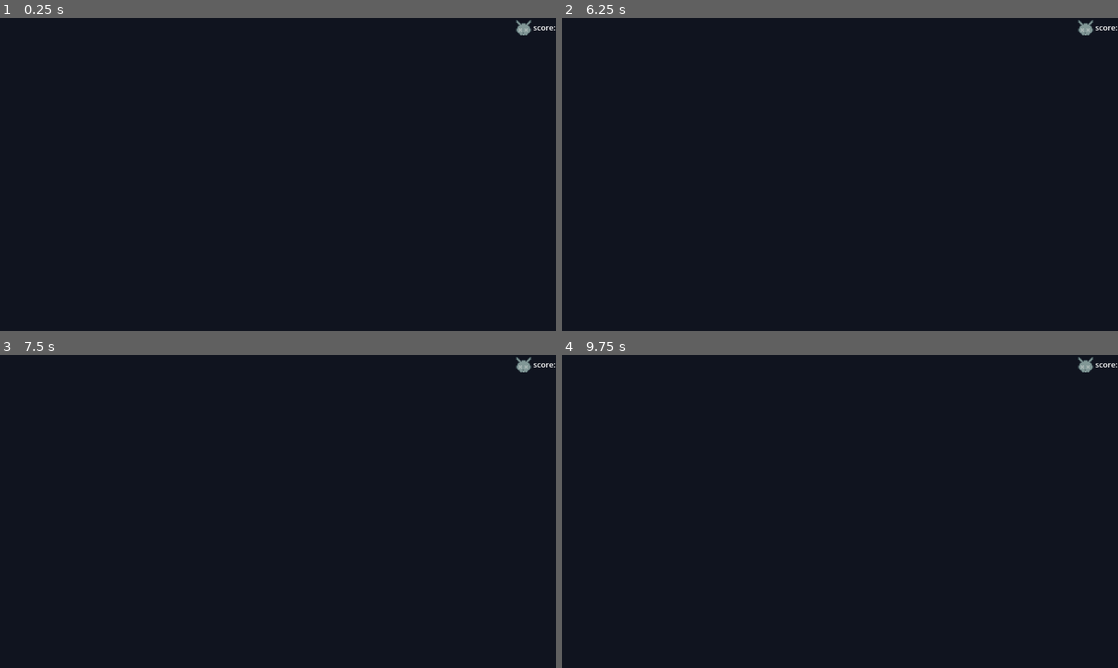
Above: before the commit, frames 1-4 (two rows, left to right).
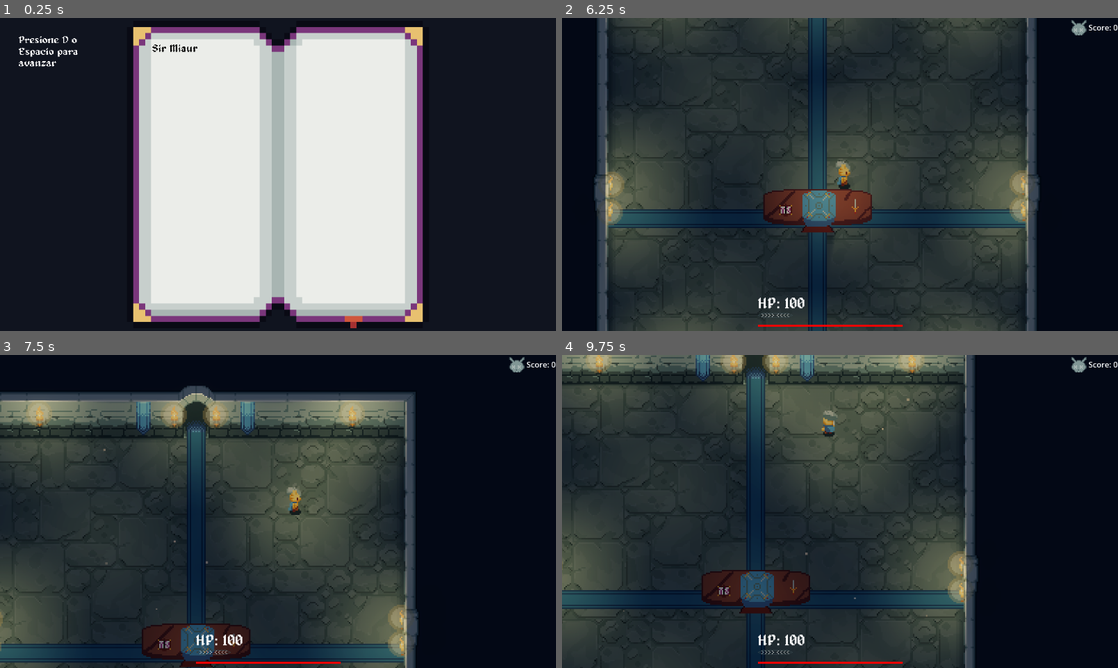
Above: after the commit, the same moments.

Repository: GastonVerussa2/Jamtastic
Game: Godot game, scene res://escenas/escena_principal/main_scene.tscn
The game is run twice, just before and just after one commit, with the same random seed, the same clock (stepped at 60 frames per second) and the same inputs.
Inputs (mouse positions are in pixels of both pictures, inside the frame that each line leads up to):
- Up to frame 1 (0.25 s): no input
- Up to frame 2 (6.25 s): move the mouse to (962, 158) at 0.52 s; press the mouse at (962, 158) at 0.53 s; hold D (right) 0.53-1.28 s; tap Enter at 1.25, 5.75 s; move the mouse to (728, 190) at 1.27 s; release the mouse at (728, 190) at 1.28 s; hold S (down) 1.28-2.03 s; tap B (barra) at 1.35, 5.1 s; move the mouse to (895, 105) at 2.02 s; hold D (right) 2.03-2.78 s; hold Space (dash) 2.03-2.78 s; move the mouse to (812, 237) at 2.77 s; hold W (up) 2.78-3.53 s; tap L (disable_spawn) at 2.85 s; tap Space (dash) at 3.5, 5.85 s; move the mouse to (1006, 221) at 3.52 s; hold A (left) 3.53-5.03 s; tap G (gregory) at 3.6 s; move the mouse to (673, 127) at 4.27 s; click (673, 127) at 4.35 s; move the mouse to (867, 174) at 5.02 s; hold S (down) 5.03-5.78 s; move the mouse to (756, 96) at 5.77 s; hold D (right) from 5.78 s (still down)
- Up to frame 3 (7.5 s): move the mouse to (400, 495) at 6.52 s; release D (right) at 6.53 s; hold W (up) 6.53-7.28 s; hold L (disable_spawn) 6.53-7.28 s; move the mouse to (166, 527) at 7.27 s; hold D (right) from 7.28 s (still down); tap G (gregory) at 7.35 s
- Up to frame 4 (9.75 s): move the mouse to (895, 442) at 8.02 s; release D (right) at 8.03 s; press the mouse at (895, 442) at 8.03 s; hold S (down) 8.03-8.78 s; move the mouse to (812, 574) at 8.77 s; release the mouse at (812, 574) at 8.78 s; hold A (left) 8.78-9.53 s; tap B (barra) at 8.85 s; move the mouse to (1006, 558) at 9.52 s; hold W (up) from 9.53 s (still down); hold Space (dash) from 9.53 s (still down)

The runs differ from the first frame. In frame 1, 49% of the frame differs, in the area x 3-100%, y 0-100%; in frame 2, 59%, in the area x 6-100%, y 0-100%; in frame 3, 48%; in frame 4, 52%.
Error before the commit: Out of bounds get index '1' (on base: 'Array[PackedScene]') (res://escenas/escena_principal/escena_principal.gd:56)

Commit message:
MERGEADO SIIII

Diff:
--- /dev/null
+++ b/escenas/enemigos/enemigo/enemy_ranged.gd
@@ -0,0 +1,56 @@
+extends CharacterBody2D
+
+@export var speed: float = 75.0
+@export var sonido_spawn: AudioStreamPlayer2D
+@export var material_personaje_rojo: ShaderMaterial
+@export var sprite: Sprite2D
+@export var change_direction_timer: Timer
+
+var damage: int = 10
+var player: Node2D
+var fake_target := Vector2(500,200)
+var health: int
+var main: MainScene
+var experience_granted: int = 1
+var direction: Vector2
+
+func _ready():
+	main = get_tree().get_first_node_in_group("main")
+	health = 4 + main.level
+	speed = 50.0 + 3 * main.level
+	player = get_tree().get_first_node_in_group("player")
+	sonido_spawn.volume_linear = SoundManager.get_sound()
+	sonido_spawn.play()
+
+
+func _physics_process(_delta):
+
+	var target_position: Vector2
+
+	if player:
+		target_position = player.global_position
+	else:
+		target_position = fake_target
+
+	velocity = direction * speed
+	move_and_slide()
+
+func change_direction():
+	pass
+	#var direction = Vector2.RIGHT.rotated()
+
+func get_hit(damage: int):
+	health -= damage
+	sprite.material = material_personaje_rojo
+	await get_tree().create_timer(0.1).timeout
+	sprite.material = null
+
+	if health <= 0:
+		queue_free()
+		_notificar_muerte()
+
+
+func _notificar_muerte():
+	if main:
+		main.add_kill()
+		main.add_xp(experience_granted)
--- /dev/null
+++ b/escenas/enemigos/enemigo/enemy_ranged.tscn
@@ -0,0 +1,67 @@
+[gd_scene format=3 uid="uid://bjamnxj3mc2mw"]
+
+[ext_resource type="AudioStream" uid="uid://4fx3qnmgknu3" path="res://sonidos/Spawn Rango.wav" id="1_2hkyt"]
+[ext_resource type="Script" uid="uid://dhyqprqux1awy" path="res://escenas/enemigos/enemigo/enemy_ranged.gd" id="2_k71ir"]
+[ext_resource type="Texture2D" uid="uid://dsmmxes0hfh4u" path="res://sprites/Enemigo_lvl_tres_terminado.png" id="4_fc68u"]
+
+[sub_resource type="Gradient" id="Gradient_eaa0b"]
+interpolation_mode = 2
+colors = PackedColorArray(0.8067032, 0.6452771, 0.34072414, 1, 0, 0, 0, 1)
+
+[sub_resource type="GradientTexture2D" id="GradientTexture2D_h2frt"]
+gradient = SubResource("Gradient_eaa0b")
+fill = 1
+fill_from = Vector2(0.5, 0.5)
+fill_to = Vector2(0.92608696, 0.25652173)
+
+[sub_resource type="RectangleShape2D" id="RectangleShape2D_vs78y"]
+size = Vector2(46.666664, 53.333332)
+
+[sub_resource type="OccluderPolygon2D" id="OccluderPolygon2D_h2frt"]
+polygon = PackedVector2Array(-4, 9, 3, 9, 3, 3, -4, 3)
+
+[node name="enemy" type="Node2D" unique_id=726940585]
+
+[node name="sonido_spawn" type="AudioStreamPlayer2D" parent="." unique_id=1183346513 groups=["sound"]]
+stream = ExtResource("1_2hkyt")
+max_distance = 4096.0
+
+[node name="enemy" type="CharacterBody2D" parent="." unique_id=1142249714 node_paths=PackedStringArray("sonido_spawn", "sprite") groups=["enemy"]]
+collision_layer = 2
+collision_mask = 39
+motion_mode = 1
+script = ExtResource("2_k71ir")
+sonido_spawn = NodePath("../sonido_spawn")
+sprite = NodePath("Sprite2D")
+
+[node name="PointLight2D" type="PointLight2D" parent="enemy" unique_id=765514006]
+visible = false
+light_mask = 0
+scale = Vector2(0.23437499, 0.23437497)
+energy = 0.25
+range_item_cull_mask = 3
+shadow_enabled = true
+shadow_filter = 2
+shadow_filter_smooth = 0.6
+texture = SubResource("GradientTexture2D_h2frt")
+texture_scale = 2.23
+
+[node name="Sprite2D" type="Sprite2D" parent="enemy" unique_id=366780198]
+modulate = Color(1, 0, 1, 1)
+light_mask = 4
+texture = ExtResource("4_fc68u")
+
+[node name="CollisionShape2D" type="CollisionShape2D" parent="enemy" unique_id=1250678375]
+light_mask = 2
+visibility_layer = 2
+scale = Vector2(0.3, 0.3)
+shape = SubResource("RectangleShape2D_vs78y")
+
+[node name="LightOccluder2D" type="LightOccluder2D" parent="enemy" unique_id=1484537665]
+light_mask = 0
+visibility_layer = 0
+occluder = SubResource("OccluderPolygon2D_h2frt")
+occluder_light_mask = 3
+
+[node name="ChangeDirection" type="Timer" parent="enemy" unique_id=1798222535]
+autostart = true
--- a/escenas/enemigos/spawner/spawner.tscn
+++ b/escenas/enemigos/spawner/spawner.tscn
@@ -3,9 +3,12 @@
 [ext_resource type="Script" uid="uid://cx24e6fd57kgv" path="res://escenas/enemigos/spawner/spawner.gd" id="1_qsyl4"]
 [ext_resource type="AudioStream" uid="uid://bogvp8ahbhoup" path="res://sonidos/Spawn.wav" id="2_uvls0"]
 
-[node name="spawner" type="Node2D" unique_id=698146440]
+[node name="spawner" type="Node2D" unique_id=698146440 node_paths=PackedStringArray("timer")]
 script = ExtResource("1_qsyl4")
+timer = NodePath("Timer")
 
 [node name="spawn_audio" type="AudioStreamPlayer2D" parent="." unique_id=587648669]
 stream = ExtResource("2_uvls0")
 area_mask = 2
+
+[node name="Timer" type="Timer" parent="." unique_id=2045537693]
--- a/escenas/escena_principal/escena_principal.gd
+++ b/escenas/escena_principal/escena_principal.gd
@@ -16,7 +16,7 @@
 const ICON_DAMAGE = preload("res://sprites/dano_up.png")
 const ICON_HEALTH = preload("res://sprites/Corazon_hp_up.png")
 
-var _nivel_actual: int = 2
+var _nivel_actual: int = 1
 var _nivel_instanciado: Node
 
 var hp: HpControl
--- a/escenas/niveles/nivel_1/food_spawner.gd
+++ b/escenas/niveles/nivel_1/food_spawner.gd
@@ -3,7 +3,6 @@
 var food_scene = preload("res://escenas/collectables/comida.tscn")
 
 @export var timer: Timer
-@export var mesa: Node2D
 
 
 # Called when the node enters the scene tree for the first time.
@@ -14,8 +13,8 @@
 
 func _spawn():
 	var lado_y = randi_range(0,1)
-	var x = randi_range(-140,140)
-	var y = randi_range(20,140)
+	var x = randi_range(-130,130)
+	var y = randi_range(20,130)
 	if lado_y == 0:
 		y = -y
 
@@ -23,5 +22,5 @@
 
 	add_child(food)
 
-	food.global_position.x = mesa.global_position.x + x
-	food.global_position.y = mesa.global_position.y + y
+	food.global_position.x = x
+	food.global_position.y = y
--- /dev/null
+++ b/escenas/niveles/nivel_1/main_music.gd
@@ -0,0 +1,6 @@
+extends AudioStreamPlayer2D
+
+
+# Called when the node enters the scene tree for the first time.
+func _ready() -> void:
+	volume_linear = SoundManager.get_music()
--- a/escenas/niveles/nivel_1/mesa1.tscn
+++ /dev/null
@@ -1,20 +0,0 @@
-[gd_scene format=3 uid="uid://do4qu0y2f85mv"]
-
-[ext_resource type="Texture2D" uid="uid://c2170bmu4y4j7" path="res://sprites/mesa_Terminada.png" id="1_ahbpp"]
-
-[sub_resource type="CapsuleShape2D" id="CapsuleShape2D_v46yi"]
-radius = 12.0
-height = 78.0
-
-[node name="Mesa" type="StaticBody2D" unique_id=1837936766]
-z_index = -1
-collision_layer = 32
-collision_mask = 0
-
-[node name="Sprite2D" type="Sprite2D" parent="." unique_id=1422161903]
-texture = ExtResource("1_ahbpp")
-
-[node name="CollisionShape2D" type="CollisionShape2D" parent="." unique_id=1807678664]
-position = Vector2(1, -5)
-rotation = -1.5707964
-shape = SubResource("CapsuleShape2D_v46yi")
--- a/escenas/niveles/nivel_1/nivel_1.tscn
+++ b/escenas/niveles/nivel_1/nivel_1.tscn
@@ -3,18 +3,18 @@
 [ext_resource type="PackedScene" uid="uid://b6ivfjjb3m8er" path="res://escenas/protagonista/protagonista.tscn" id="2_w5axy"]
 [ext_resource type="PackedScene" uid="uid://dcvjfv1emq3yt" path="res://escenas/enemigos/spawner/spawn_point.tscn" id="5_xjemj"]
 [ext_resource type="PackedScene" uid="uid://cpu2p4wy1q8ff" path="res://escenas/enemigos/spawner/spawner.tscn" id="6_7j4at"]
+[ext_resource type="PackedScene" uid="uid://drouppkd26ehg" path="res://escenas/niveles/nivel_1/mesa.tscn" id="6_gia3d"]
 [ext_resource type="PackedScene" uid="uid://k516ysstkdlm" path="res://escenas/protagonista/enchanted_stone/enchanted_stone.tscn" id="7_7j4at"]
 [ext_resource type="Texture2D" uid="uid://bdjogmn2wgyu6" path="res://sprites/new_lvl_3/tileset-new-fixed-final-last-one-v2.png" id="7_k2nsr"]
 [ext_resource type="Texture2D" uid="uid://biuy81qr4krco" path="res://sprites/new_lvl_3/alfombra.png" id="8_k2nsr"]
 [ext_resource type="Texture2D" uid="uid://cav7en0wscpmn" path="res://sprites/new_lvl_3/entrada-side.png" id="9_dj1lt"]
 [ext_resource type="Texture2D" uid="uid://do36w7sl1nmn8" path="res://sprites/new_lvl_3/sombras-piso.png" id="9_fiili"]
-[ext_resource type="PackedScene" path="res://escenas/niveles/nivel_1/mesa.tscn" id="11_0nesf"]
 [ext_resource type="Texture2D" uid="uid://b8rowu03756dq" path="res://sprites/new_lvl_3/glow-big.png" id="11_4saa1"]
 [ext_resource type="AudioStream" uid="uid://dkxmf0iojrqps" path="res://sonidos/herofix.mp3" id="11_67iee"]
-[ext_resource type="Script" path="res://escenas/niveles/nivel_1/level_music.gd" id="12_0nesf"]
 [ext_resource type="Texture2D" uid="uid://dfyd5517cxc7y" path="res://sprites/new_lvl_3/glow-small.png" id="12_2hd03"]
+[ext_resource type="Script" uid="uid://djwh2f5dmu6wf" path="res://escenas/niveles/nivel_1/main_music.gd" id="13_67iee"]
 [ext_resource type="Script" uid="uid://c1tjrjgmafnbu" path="res://escenas/niveles/nivel_1/food_spawner.gd" id="14_0nesf"]
-[ext_resource type="PackedScene" uid="uid://b83oa58q3prbw" path="res://escenas/light.tscn" id="14_67iee"]
+[ext_resource type="PackedScene" path="res://escenas/light.tscn" id="14_67iee"]
 
 [sub_resource type="Environment" id="Environment_67iee"]
 background_mode = 3
@@ -440,13 +440,11 @@
 fill_to = Vector2(0.92608696, 0.25652173)
 
 [node name="level_1" type="Node2D" unique_id=2120848633]
-process_mode = 1
-
-[node name="EnchantedStone" parent="." unique_id=169235792 instance=ExtResource("7_7j4at")]
-position = Vector2(18, 0)
-
-[node name="spawner" parent="." unique_id=698146440 node_paths=PackedStringArray("timer") instance=ExtResource("6_7j4at")]
-timer = NodePath("Timer")
+
+[node name="protagonista" parent="." unique_id=1441778440 instance=ExtResource("2_w5axy")]
+position = Vector2(16, -24)
+
+[node name="spawner" parent="." unique_id=698146440 instance=ExtResource("6_7j4at")]
 
 [node name="SpawnPoint" parent="spawner" unique_id=1536353727 instance=ExtResource("5_xjemj")]
 position = Vector2(0, -136)
@@ -459,6 +457,9 @@
 
 [node name="SpawnPoint4" parent="spawner" unique_id=576299192 instance=ExtResource("5_xjemj")]
 position = Vector2(0, 128)
+
+[node name="Mesa" parent="." unique_id=131387098 instance=ExtResource("6_gia3d")]
+position = Vector2(0, 1)
 
 [node name="EnchantedStone" parent="." unique_id=169235792 instance=ExtResource("7_7j4at")]
 position = Vector2(18, 0)
@@ -559,22 +560,45 @@
 position = Vector2(142, -18)
 texture = ExtResource("12_2hd03")
 
-[node name="Mesa" parent="Mapa" unique_id=1837936766 groups=["mesa"] instance=ExtResource("11_0nesf")]
-
-[node name="AudioStreamPlayer2D" type="AudioStreamPlayer2D" parent="." unique_id=1503651789]
-stream = ExtResource("13_2hd03")
+[node name="MainMusic" type="AudioStreamPlayer2D" parent="." unique_id=1503651789 groups=["music"]]
+stream = ExtResource("11_67iee")
 volume_db = -9.0
 autoplay = true
-script = ExtResource("12_0nesf")
-
-[node name="food_spawner" type="Node2D" parent="." unique_id=1246348888 node_paths=PackedStringArray("timer", "mesa")]
-position = Vector2(-158, 0)
+script = ExtResource("13_67iee")
+
+[node name="food_spawner" type="Node2D" parent="." unique_id=1246348888 node_paths=PackedStringArray("timer")]
 script = ExtResource("14_0nesf")
 timer = NodePath("Timer")
-mesa = NodePath("../Mapa/Mesa")
+
+[node name="poligon4" type="Polygon2D" parent="food_spawner" unique_id=1268370980]
+visible = false
+modulate = Color(1, 0.25882354, 1, 0.39215687)
+position = Vector2(-122.70318, 34)
+scale = Vector2(0.8515901, 0.7037037)
+polygon = PackedVector2Array(2, 0, 285, 0, 285, 108, 2, 107)
+
+[node name="poligon3" type="Polygon2D" parent="food_spawner" unique_id=1103557627]
+visible = false
+modulate = Color(1, 0.25882354, 1, 0.39215687)
+position = Vector2(-155.38202, -43.731712)
+scale = Vector2(0.752809, 0.85365856)
+polygon = PackedVector2Array(47, -86, 136, -87, 136, 159, 49, 159)
+
+[node name="poligon2" type="Polygon2D" parent="food_spawner" unique_id=387566052]
+visible = false
+modulate = Color(1, 0.25882354, 1, 0.39215687)
+position = Vector2(55.88889, -50.730034)
+scale = Vector2(0.7777778, 0.8707224)
+polygon = PackedVector2Array(-5, -83, 83, -83, 85, 180, -5, 180)
+
+[node name="poligon" type="Polygon2D" parent="food_spawner" unique_id=1324217774]
+visible = false
+modulate = Color(1, 0.25882354, 1, 0.39215687)
+position = Vector2(-103.44876, -124)
+scale = Vector2(0.7243816, 0.73015875)
+polygon = PackedVector2Array(2, 0, 285, 0, 283, 125, 3, 126)
 
 [node name="Timer" type="Timer" parent="food_spawner" unique_id=432491391]
-process_mode = 1
 wait_time = 5.0
 autostart = true
 
--- a/escenas/protagonista/enchanted_stone/enchanted_stone.gd
+++ b/escenas/protagonista/enchanted_stone/enchanted_stone.gd
@@ -7,6 +7,8 @@
 # areas
 @export var area_vuelta: Area2D
 @export var area_golpe: Area2D
+
+@export var particulas: GPUParticles2D
 
 #Sonidos
 @export var hit_sound_1: AudioStreamPlayer2D
@@ -87,6 +89,7 @@
 	is_attacking = false
 	global_position.x = 15000
 	global_position.y = 15000
+	particulas.restart()
 
 func throw(starting_position: Vector2, objective_position: Vector2, player_node: Node2D):
 	is_attacking = true
--- a/escenas/protagonista/enchanted_stone/enchanted_stone.tscn
+++ b/escenas/protagonista/enchanted_stone/enchanted_stone.tscn
@@ -7,7 +7,6 @@
 [ext_resource type="AudioStream" uid="uid://crfxhdjcwwu8d" path="res://sonidos/Rebote Piedra.wav" id="5_01hj4"]
 [ext_resource type="AudioStream" uid="uid://by1t435c6vmnd" path="res://sonidos/Tiro Piedra.wav" id="6_ho0en"]
 [ext_resource type="AudioStream" uid="uid://dgt5kusk7oyxr" path="res://sonidos/Vuelve Piedra.wav" id="7_cy58p"]
-[ext_resource type="Texture2D" uid="uid://b8rowu03756dq" path="res://sprites/new_lvl_3/glow-big.png" id="8_w1y23"]
 
 [sub_resource type="OccluderPolygon2D" id="OccluderPolygon2D_10uyp"]
 polygon = PackedVector2Array(-2.5714283, 4.166666, 0, 4.166666, 2.5714283, 4.166666, 2.5714283, 3.3333328, 2.5714283, 3 …(582 unchanged characters)…
@@ -26,11 +25,12 @@
 spread = 0.0
 scale_max = 6.7999997
 
-[node name="EnchantedStone" type="CharacterBody2D" unique_id=169235792 node_paths=PackedStringArray("area_vuelta", "area_golpe", "hit_sound_1", "hit_sound_2", "solid_hit_sound", "throw_sound", "returning_sound") groups=["stone"]]
+[node name="EnchantedStone" type="CharacterBody2D" unique_id=169235792 node_paths=PackedStringArray("area_vuelta", "area_golpe", "particulas", "hit_sound_1", "hit_sound_2", "solid_hit_sound", "throw_sound", "returning_sound") groups=["stone"]]
 collision_layer = 0
 script = ExtResource("2_q4ae8")
 area_vuelta = NodePath("AreaVuelta")
 area_golpe = NodePath("AreaGolpe")
+particulas = NodePath("GPUParticles2D")
 hit_sound_1 = NodePath("Sonidos/HitSound1")
 hit_sound_2 = NodePath("Sonidos/HitSound2")
 solid_hit_sound = NodePath("Sonidos/SolidHitSound")
Not shown, added: escenas/enemigos/enemigo/enemy_ranged.gd.uid
Not shown: 1 places in escenas/escena_principal/main_scene.tscn that only renumber resources
Not shown, added: escenas/niveles/nivel_1/main_music.gd.uid
Not shown, removed: escenas/niveles/nivel_1/nivel_1.tscn853874090.tmp
